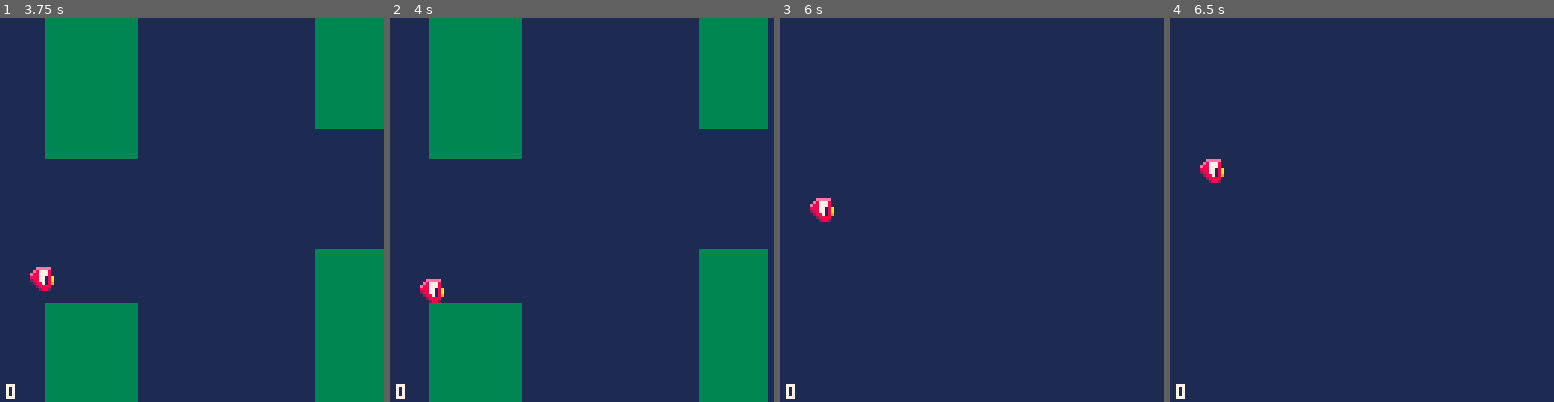
Above: before the commit, frames 1-4 (left to right).
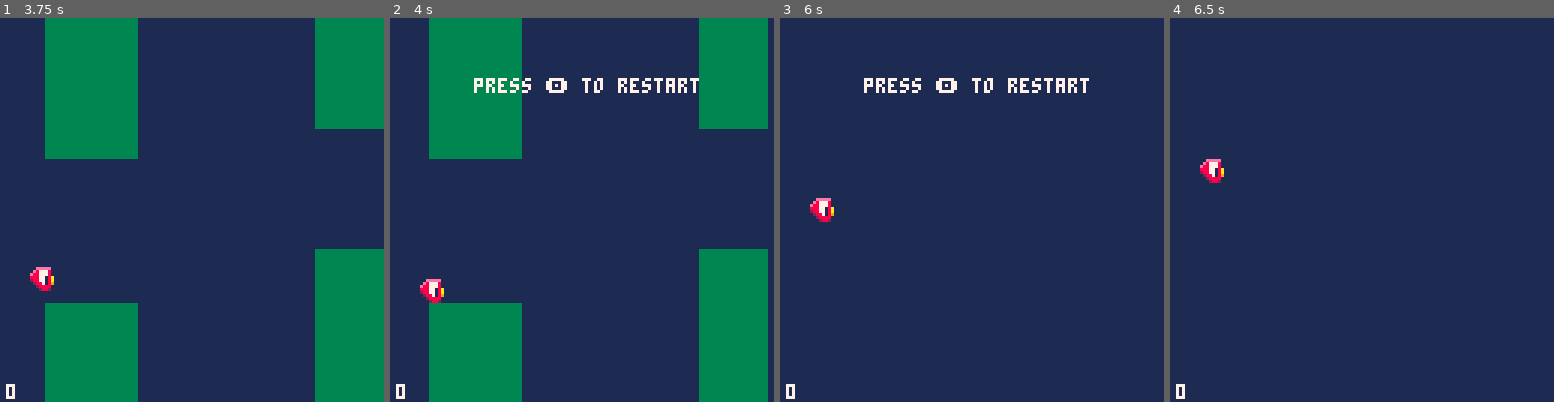
Above: after the commit, the same moments.

Repository: pixelrip/flappy
Game: PICO-8 cartridge flappy.p8
The game is run twice, just before and just after one commit, with the same random seed, the same clock (stepped at 60 frames per second) and the same inputs.
Inputs:
- Up to frame 1 (3.75 s): tap X (X key) at 0.33, 1.07, 1.85, 2.97 s; tap O (Z key) at 0.7, 1.7, 2.1, 2.5, 2.9, 3.3, 3.7 s
- Up to frame 2 (4 s): no input
- Up to frame 3 (6 s): tap X (X key) at 4.08, 5.2 s; tap O (Z key) every 0.4 s from 4.1 to 5.7 s
- Up to frame 4 (6.5 s): tap O (Z key) at 6.1 s; tap X (X key) at 6.32 s

Frame 1 is identical in both runs. In frame 2, 1.0% of the frame differs, in the area x 21-81%, y 15-20%; in frame 3, 1.0%; in frame 4, nothing differs.

Commit message:
Add centered print helper and game over prompt
Introduces a print_centered function to helpers.lua for drawing centered text. Uses this in main.lua to display a restart prompt when the game is over.

Diff:
--- a/src/helpers.lua
+++ b/src/helpers.lua
@@ -11,3 +11,9 @@
 function rnd_between(min, max)
     return flr(rnd(max - min + 1)) + min
 end
+
+function print_centered(txt, y, col)
+    local txt_width = #txt * 4
+    local x = (128 - txt_width) / 2
+    print(txt, x, y, col)
+end
--- a/src/main.lua
+++ b/src/main.lua
@@ -21,4 +21,8 @@
 	gates:draw()
 
 	print(game.score, 2, 122, 7)
+
+	if game.state == "game_over" then
+		print_centered("press 🅾️ to restart", 20, 7)
+	end
 end
